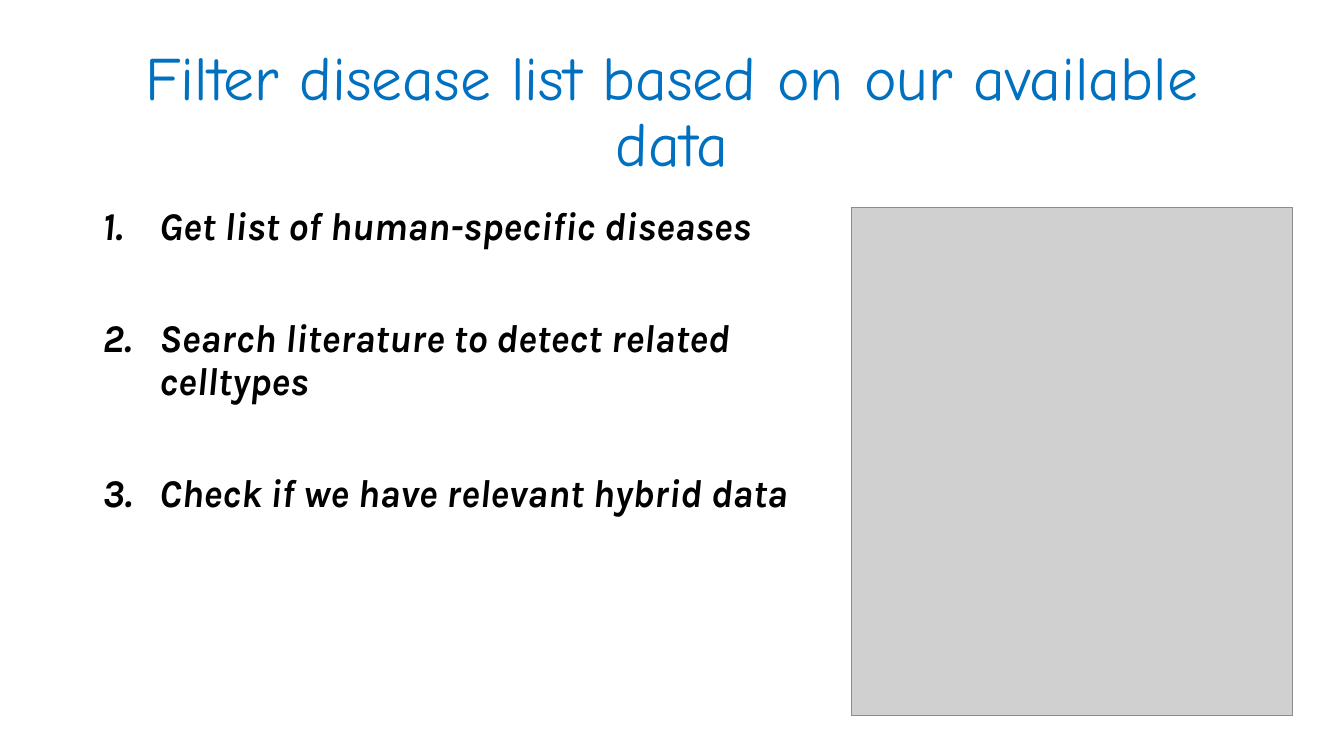
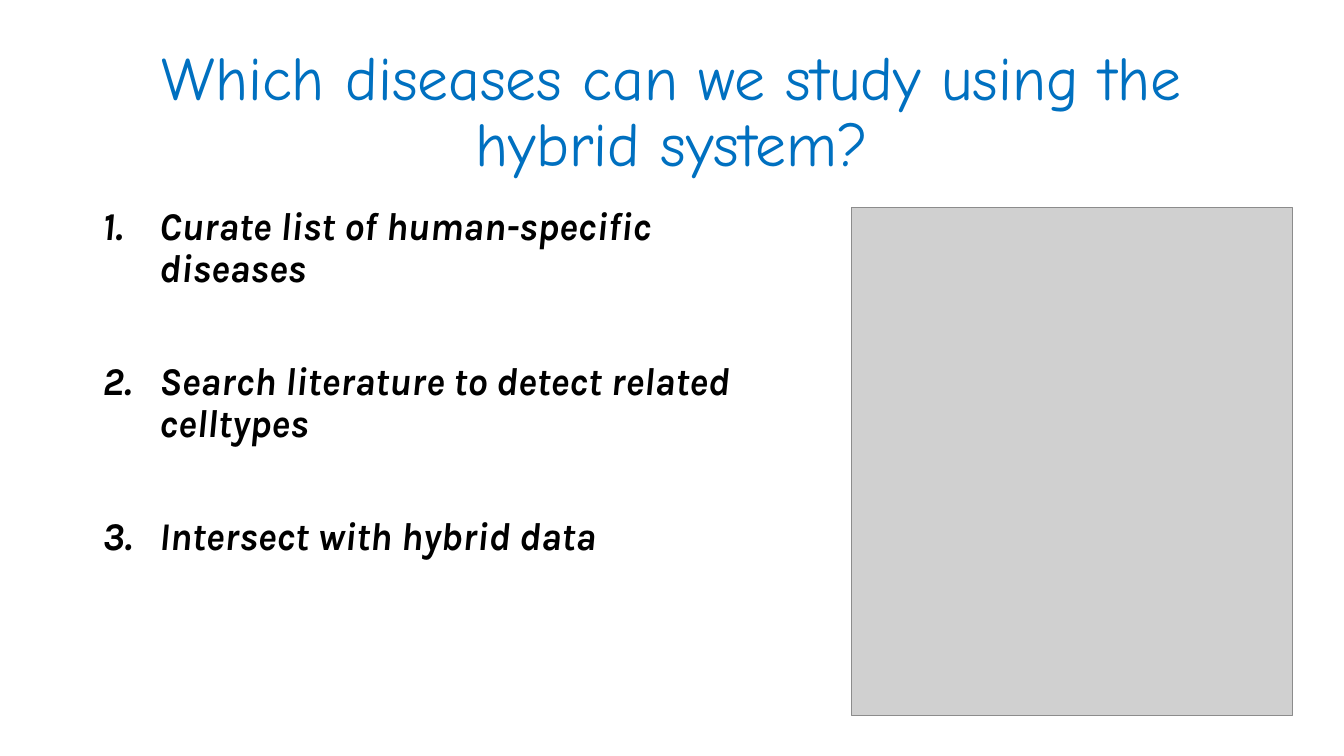
Before and after one commit to GilSasson1/DS_Project_WIS, a slide deck: slide 4 of presentation.pptx. Drawn at 1344x756 pixels with LibreOffice and Linux fonts; fonts in the diff are those of the drawing; grey boxes stand for pictures. Boxes give left, top, right and bottom in pixels: in the first picture for what was removed or moved away, otherwise in the second. Text is boxed around its words. In the diff, an @@ line names an element or a change of style, - is before the commit and + after.

```diff
--- a/presentation.pptx
+++ b/presentation.pptx
@@ title at (x1=162, y1=57, x2=1181, y2=179): text changed @@
-Filter disease list based on our available data
+Which diseases can we study using the hybrid system?
@@ text at (x1=159, y1=212, x2=651, y2=283): text changed @@
-1. Get list of human-specific diseases
+1. Curate list of human-specific diseases
@@ text at (x1=159, y1=522, x2=596, y2=560): text changed @@
-3. Check if we have relevant hybrid data
+3. Intersect with hybrid data
```
Also in this commit, not shown: 8 other slides changed, 1 other file.
